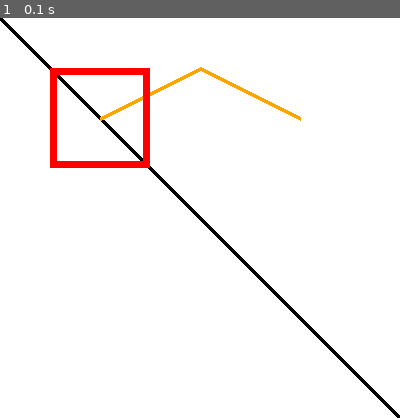
Above: before the commit, frame 1.
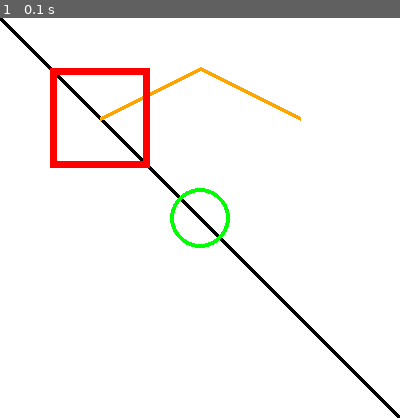
Above: after the commit, the same moment.

Repository: albashzia/Python_Pygame_Practice_Programs
Game: pygame game, started from Code/drawing_shapes.py
Same seed, same stepped clock (60 frames per second), same inputs: the game is played once before the commit and once after it.
Inputs:
- Up to frame 1 (0.1 s): no input

The runs differ from the first frame. In frame 1, 0.4% of the frame differs, in the area x 42-58%, y 42-58%.

Commit message:
Drawing a circle on the surface using pygame.draw.circle() function

Diff:
--- a/Code/drawing_shapes.py
+++ b/Code/drawing_shapes.py
@@ -24,6 +24,11 @@
                  (50,50,100,100),
                  7)
 
+pygame.draw.circle(screen,
+                   "green",
+                   (200,200),
+                   30,
+                   4)
 done = True
 while done:
     for event in pygame.event.get():
